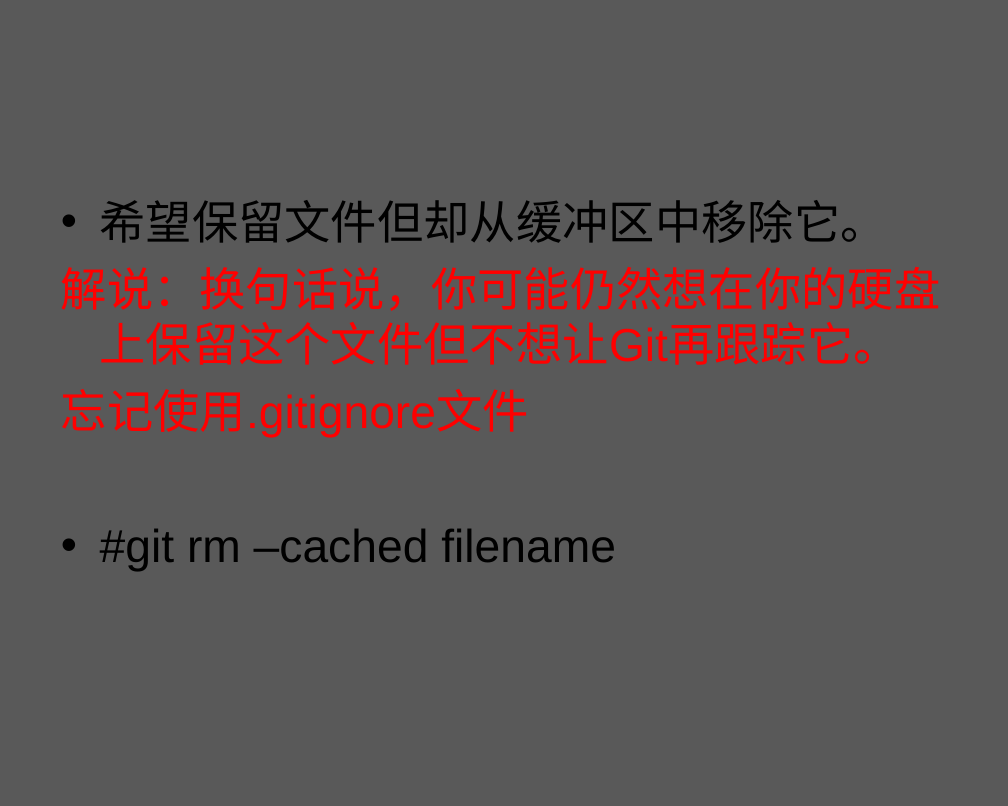
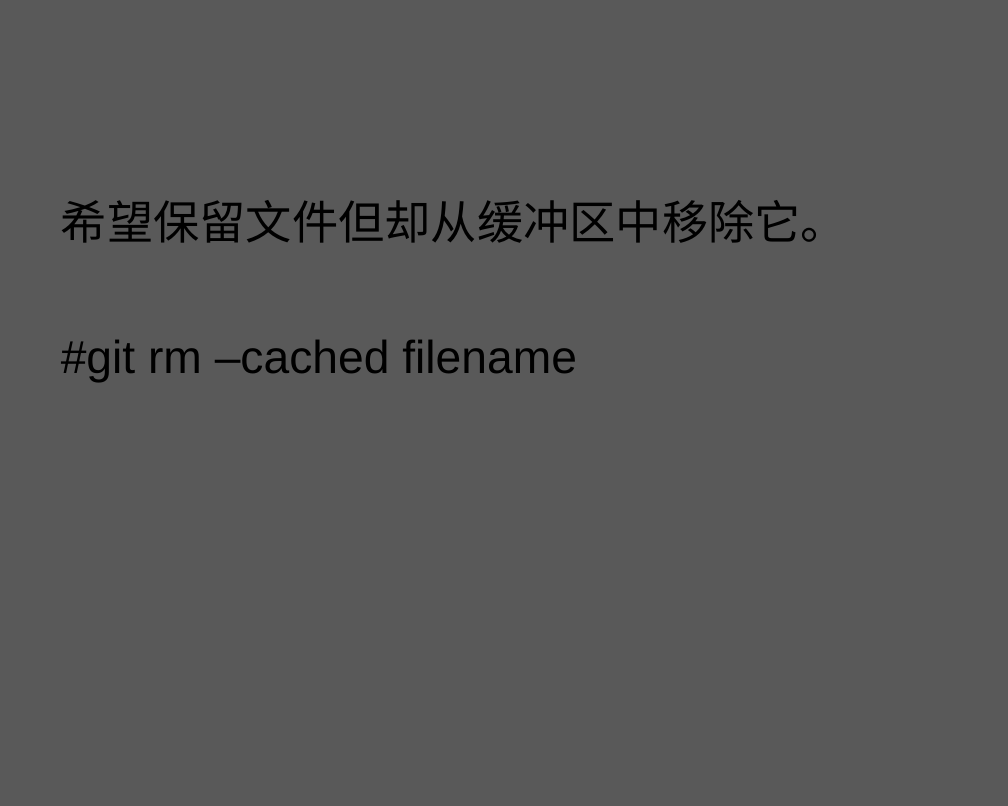
Before and after one commit to zhuxiaosheng/code, a slide deck: slide 51 of git.ppt (slide 50 before the commit). Drawn at 1008x806 pixels with LibreOffice and Linux fonts; fonts in the diff are those of the drawing; background and template pictures are left out. Boxes give left, top, right and bottom in pixels: in the first picture for what was removed or moved away, otherwise in the second. Text is boxed around its words. In the diff, an @@ line names an element or a change of style, - is before the commit and + after.

```diff
--- a/git.ppt
+++ b/git.ppt
@@ text "希望保留文件但却从缓冲区中移除它。" at bbox=[61, 200, 847, 383]: bullet • to none @@
@@ text at bbox=[61, 267, 941, 438]: paragraphs removed @@
-解说：换句话说，你可能仍然想在你的硬盘上保留这个文件但不想让Git再跟踪它。
-忘记使用.gitignore文件
```
Also in this commit, not shown: 28 other slides changed, 33 slides added, 16 slides removed.
